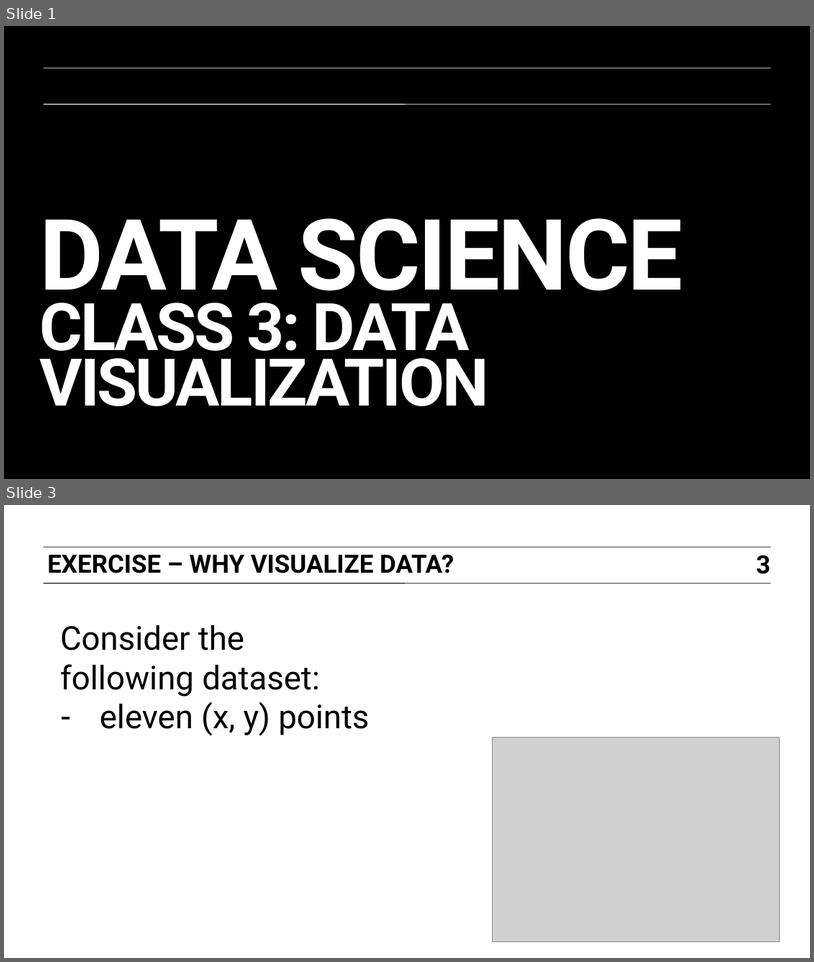
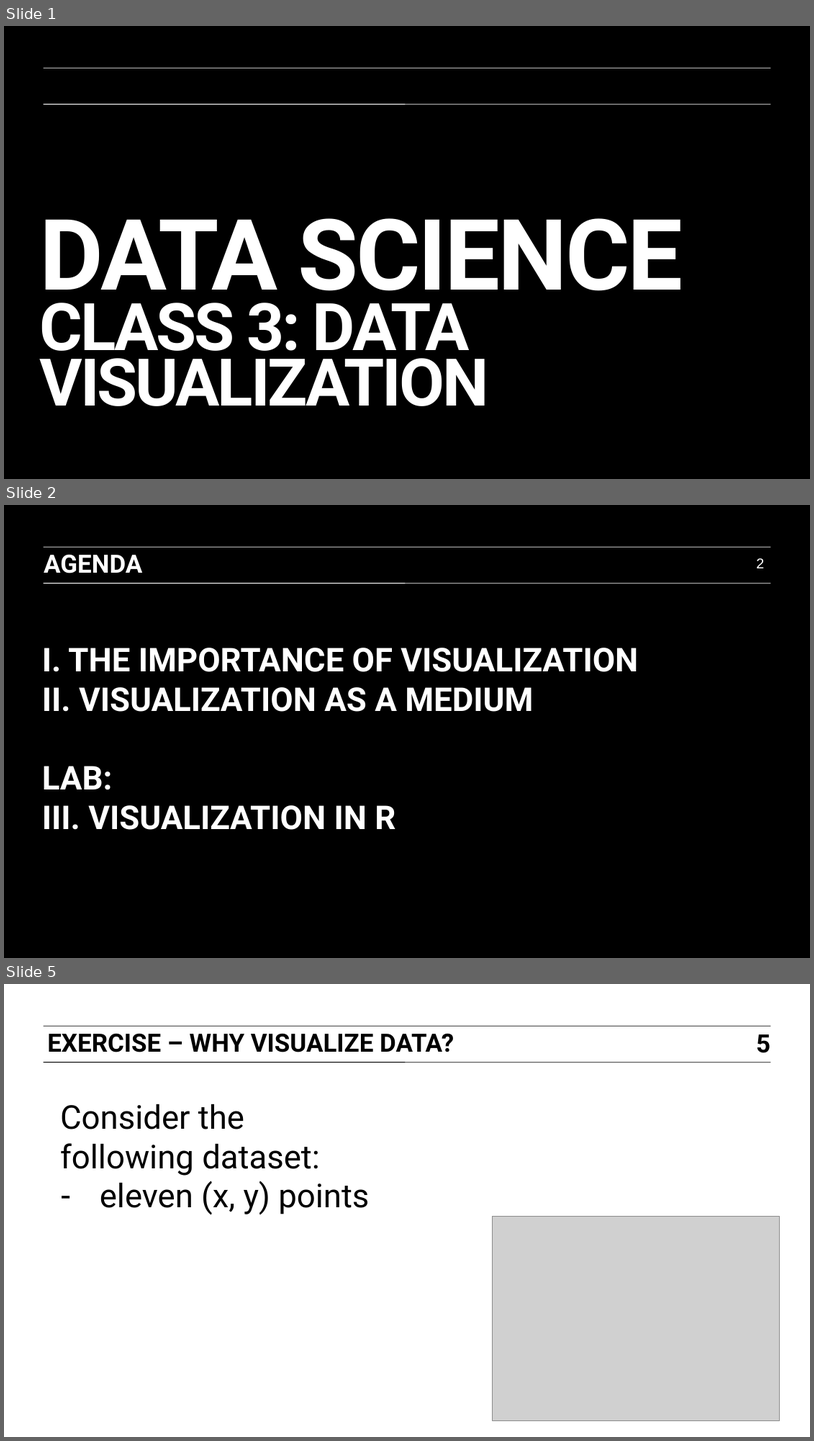
Before and after one commit to ajschumacher/gadsdc, a slide deck: 03-R_viz/slides.pptx. Shown one above the other, each under a label of ours: slides 1 and 3 before the commit, slides 1, 2 and 5 after it; the slides between them are not shown. The pictures are 814x962 and 814x1441 pixels, drawn with LibreOffice and Linux fonts; fonts in the diff are those of the drawing; grey boxes stand for pictures; background and template pictures are left out. Boxes give left, top, right and bottom in pixels: in the first picture for what was removed or moved away, otherwise in the second. Text is boxed around its words. In the diff, an @@ line names an element or a change of style, - is before the commit and + after.

```diff
--- a/03-R_viz/slides.pptx
+++ b/03-R_viz/slides.pptx
@@ slide 2 added at box(4, 505, 810, 958), background #000000; not listed: 2 template elements that a slide beside it also shows @@
@@ text added at box(44, 554, 142, 573), 23 pt, text #FFFFFF, bold @@
+AGENDA
@@ page number added at box(756, 558, 764, 568), 13 pt, text #FFFFFF @@
+2
@@ title added at box(42, 648, 638, 830), 30 pt, text #FFFFFF, bold @@
+I. THE IMPORTANCE OF VISUALIZATION
+II. VISUALIZATION AS A MEDIUM
+LAB:
+III. VISUALIZATION IN R
@@ what was slide 3 is now slide 5 @@
@@ page number at box(756, 1034, 771, 1053): text changed @@
-3
+5
```
Also in this commit, not shown: 2 slides changed, 2 other slides added, 2 other files.
